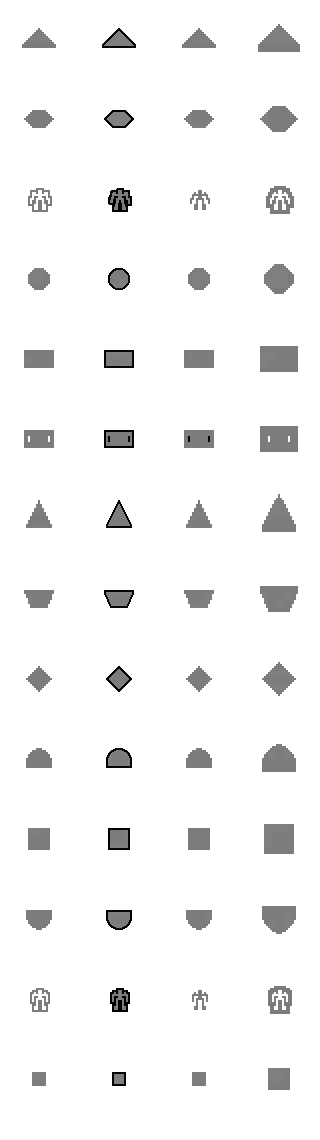
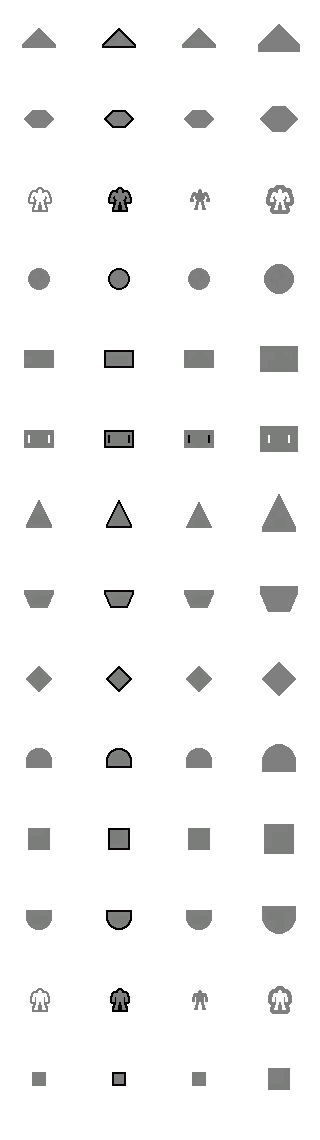
Comparing the layer stacks of the two (320, 1140) images. Changes:
painted on "Background" over [22, 24, 300, 1014]
